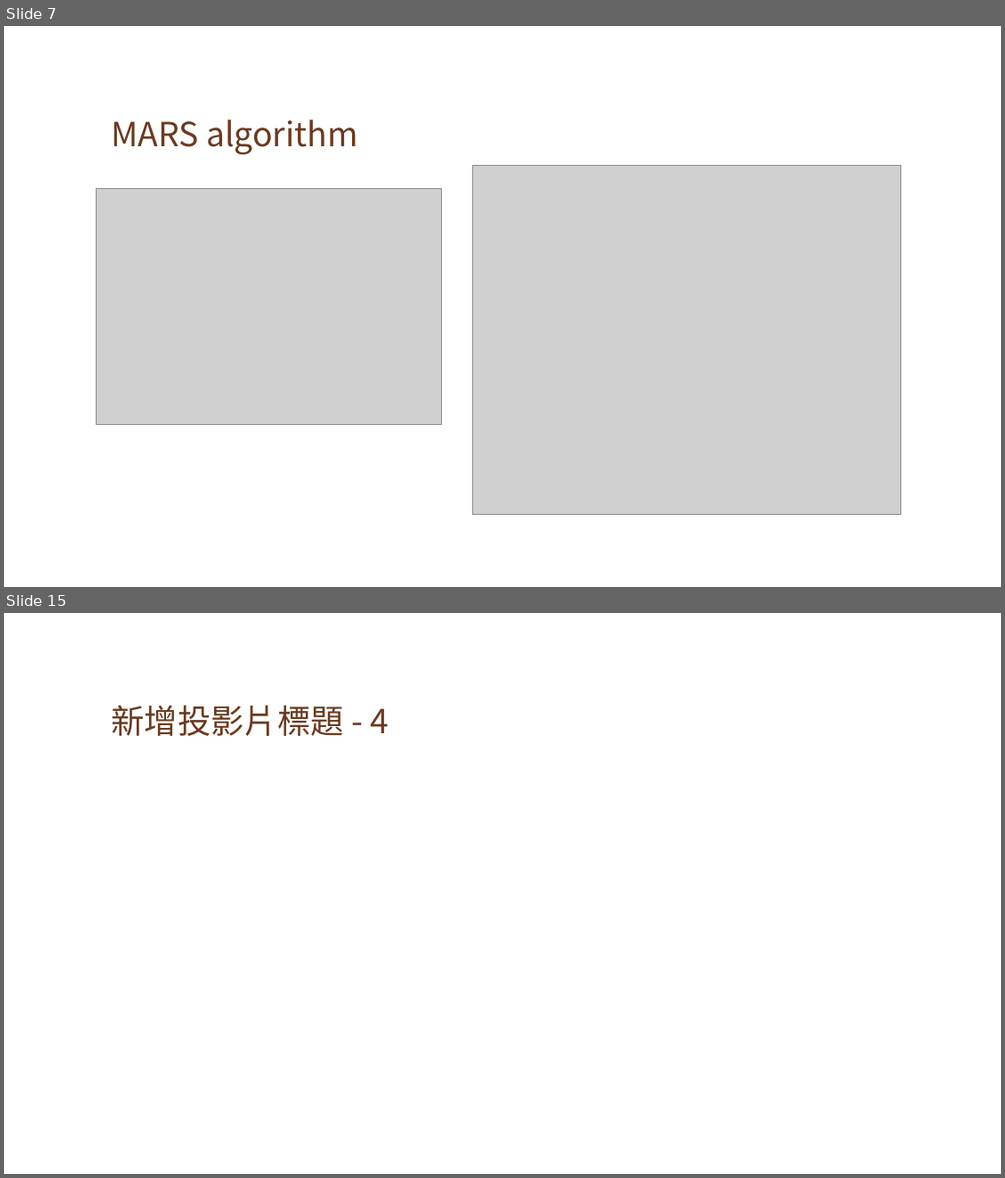
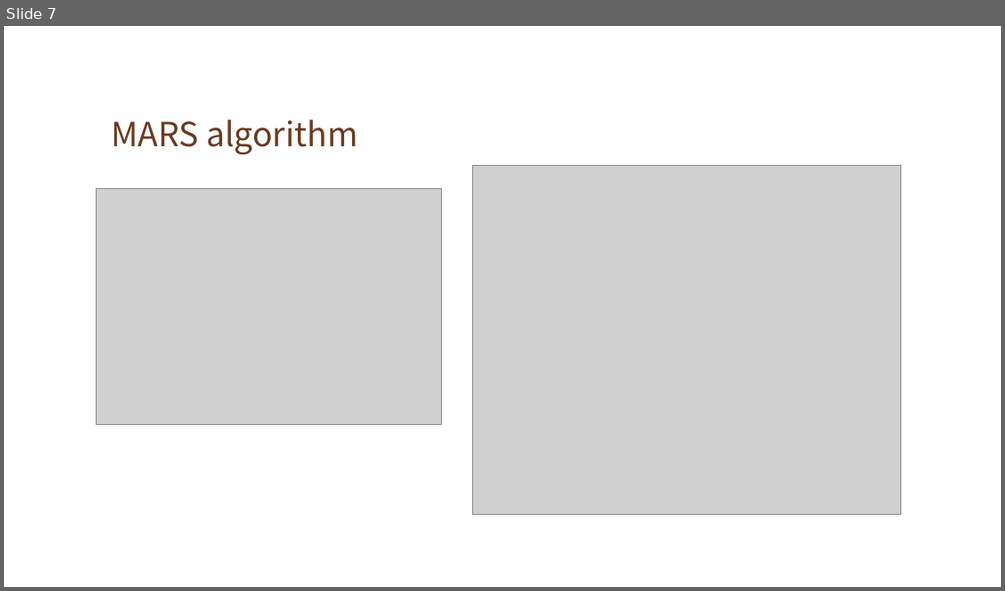
Before and after one commit to gordon636798/DiffieHellman-AES, a slide deck: 報告.pptx. Shown one above the other, each under a label of ours: slides 7 and 15 before the commit, slide 7 after it; the slides between them are not shown. The pictures are 1005x1178 and 1005x591 pixels, drawn with LibreOffice and Linux fonts; fonts in the diff are those of the drawing; grey boxes stand for pictures; background and template pictures are left out. Boxes give left, top, right and bottom in pixels: in the first picture for what was removed or moved away, otherwise in the second. Text is boxed around its words. In the diff, an @@ line names an element or a change of style, - is before the commit and + after.

```diff
--- a/報告.pptx
+++ b/報告.pptx
@@ slide 15 removed at box(4, 613, 1001, 1174), background picture (left out) @@
@@ title removed at box(111, 705, 389, 736) @@
-新增投影片標題 - 4
```
Also in this commit, not shown: 1 slide changed, 7 slides added, 8 other slides removed.
